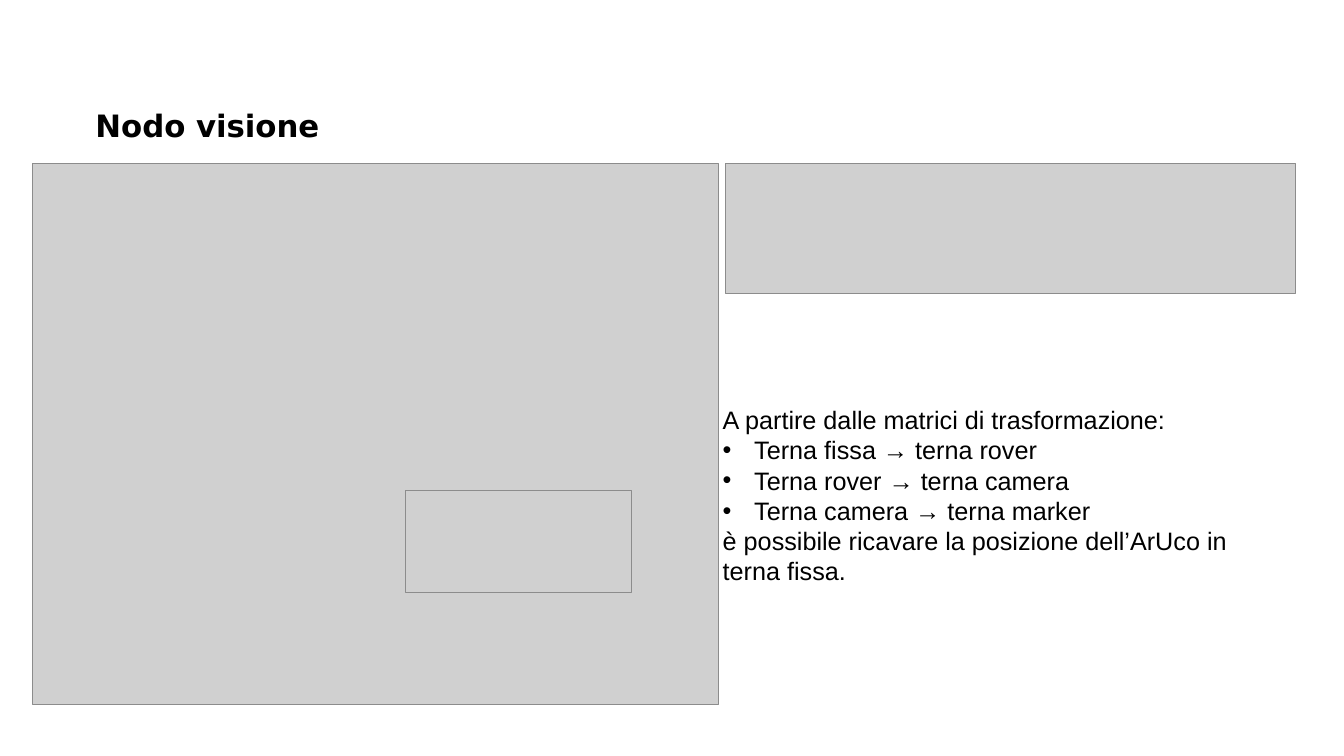
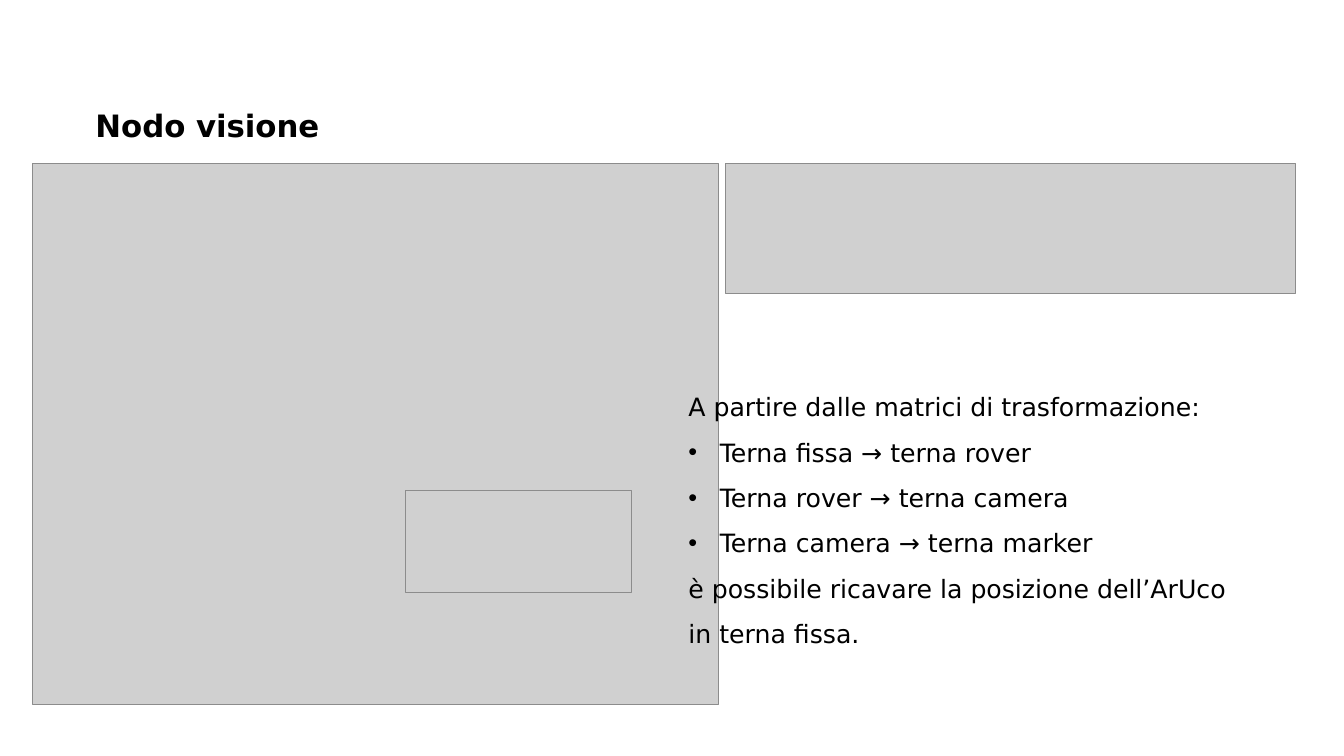
Before and after one commit to MarcoMinarelli/Rover_LabAuto, a slide deck: slide 5 of Presentazione LabAuto.pptx. Drawn at 1344x756 pixels with LibreOffice and Linux fonts; fonts in the diff are those of the drawing; grey boxes stand for pictures; background and template pictures are left out. Boxes give left, top, right and bottom in pixels: in the first picture for what was removed or moved away, otherwise in the second. Text is boxed around its words. In the diff, an @@ line names an element or a change of style, - is before the commit and + after.

```diff
--- a/Presentazione LabAuto.pptx
+++ b/Presentazione LabAuto.pptx
@@ text "A partire dalle matrici di ...": place and size @@
-text "A partire dalle matrici di ..." at bbox=[723, 410, 1227, 581]
+text "A partire dalle matrici di ..." at bbox=[688, 395, 1226, 644]
@@ text "A partire dalle matrici di ..." at bbox=[688, 395, 1226, 644]: font Arial to DejaVu Sans; line spacing 1 to 1.5 @@
```
Also in this commit, not shown: 6 other slides changed.
